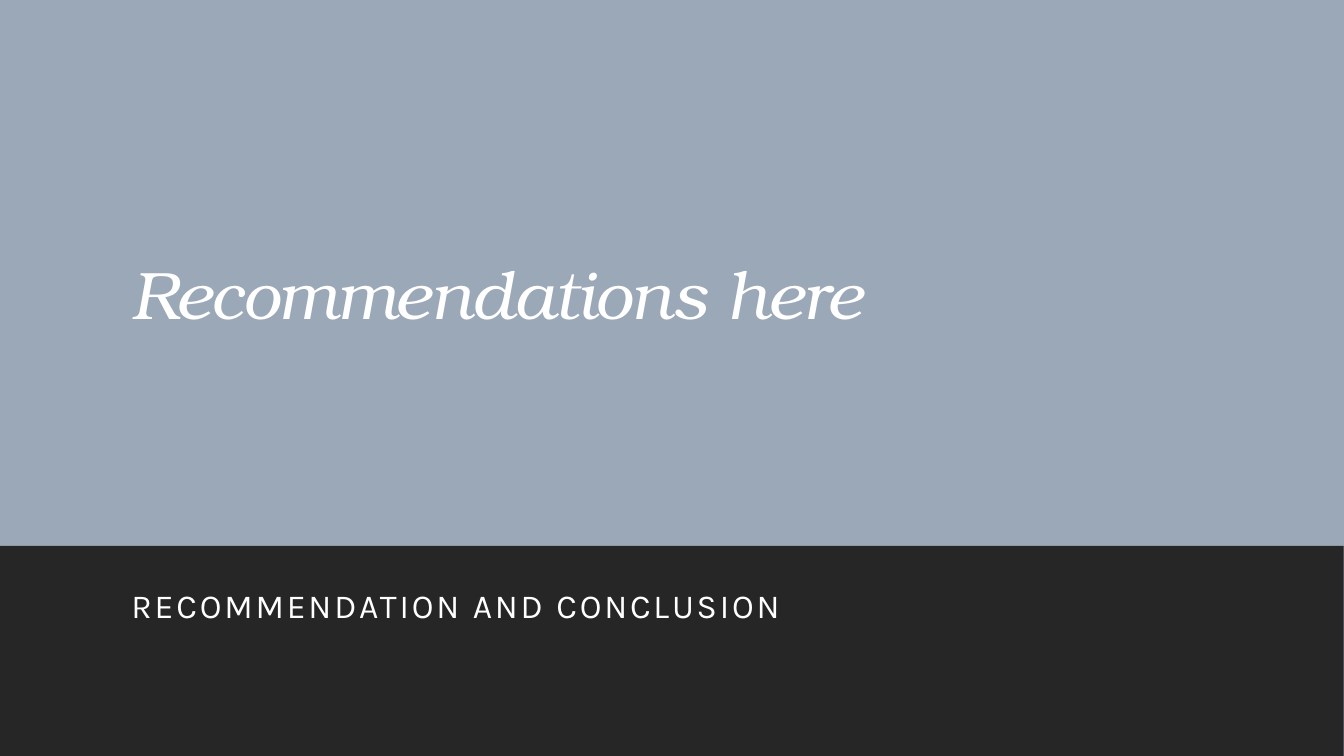
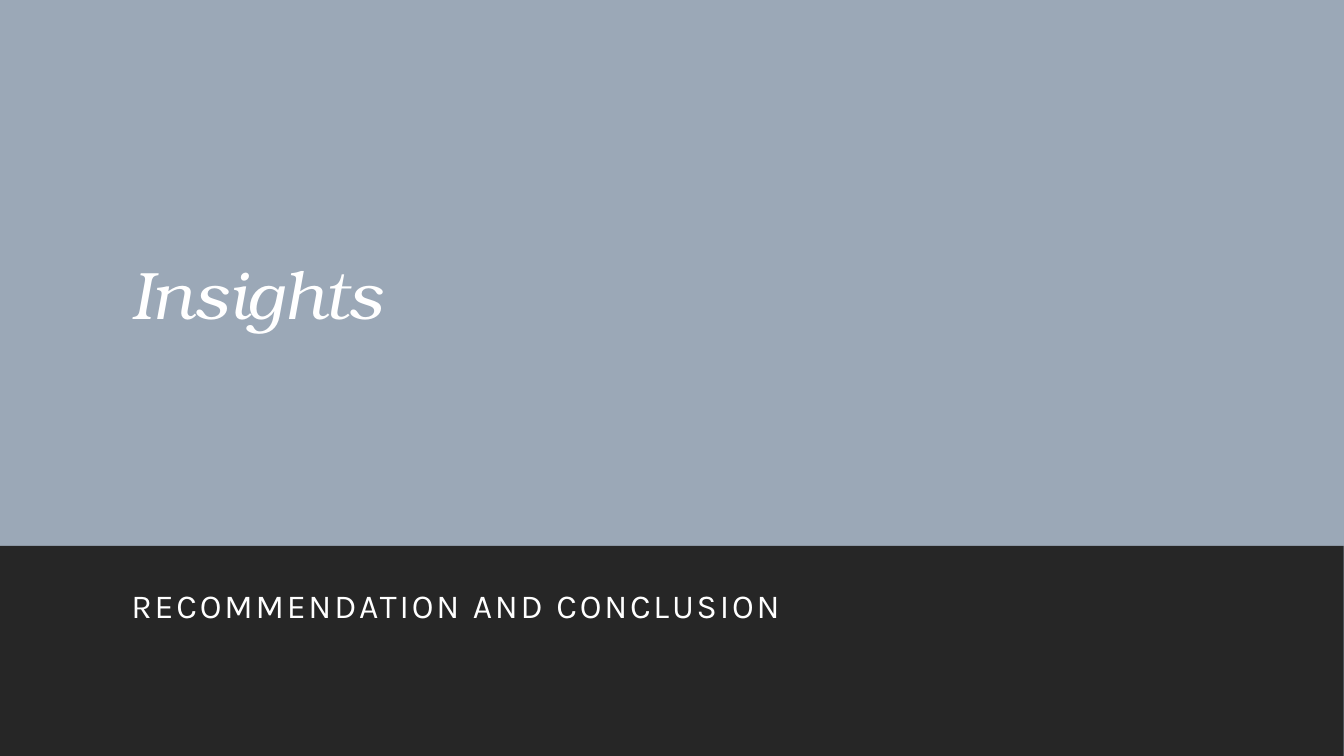
Before and after one commit to vidhyadharpandit/LendingClubCaseStudy, a slide deck: slide 8 of LendingClubCaseStudy-Presentation.pptx (slide 7 before the commit). Drawn at 1344x756 pixels with LibreOffice and Linux fonts; fonts in the diff are those of the drawing. Boxes give left, top, right and bottom in pixels: in the first picture for what was removed or moved away, otherwise in the second. Text is boxed around its words. In the diff, an @@ line names an element or a change of style, - is before the commit and + after.

```diff
--- a/LendingClubCaseStudy-Presentation.pptx
+++ b/LendingClubCaseStudy-Presentation.pptx
@@ title at [131,271,383,334]: text changed @@
-Recommendations here
+Insights
```
Also in this commit, not shown: 2 other slides changed, 14 slides added, 2 slides removed, 7 other files.
